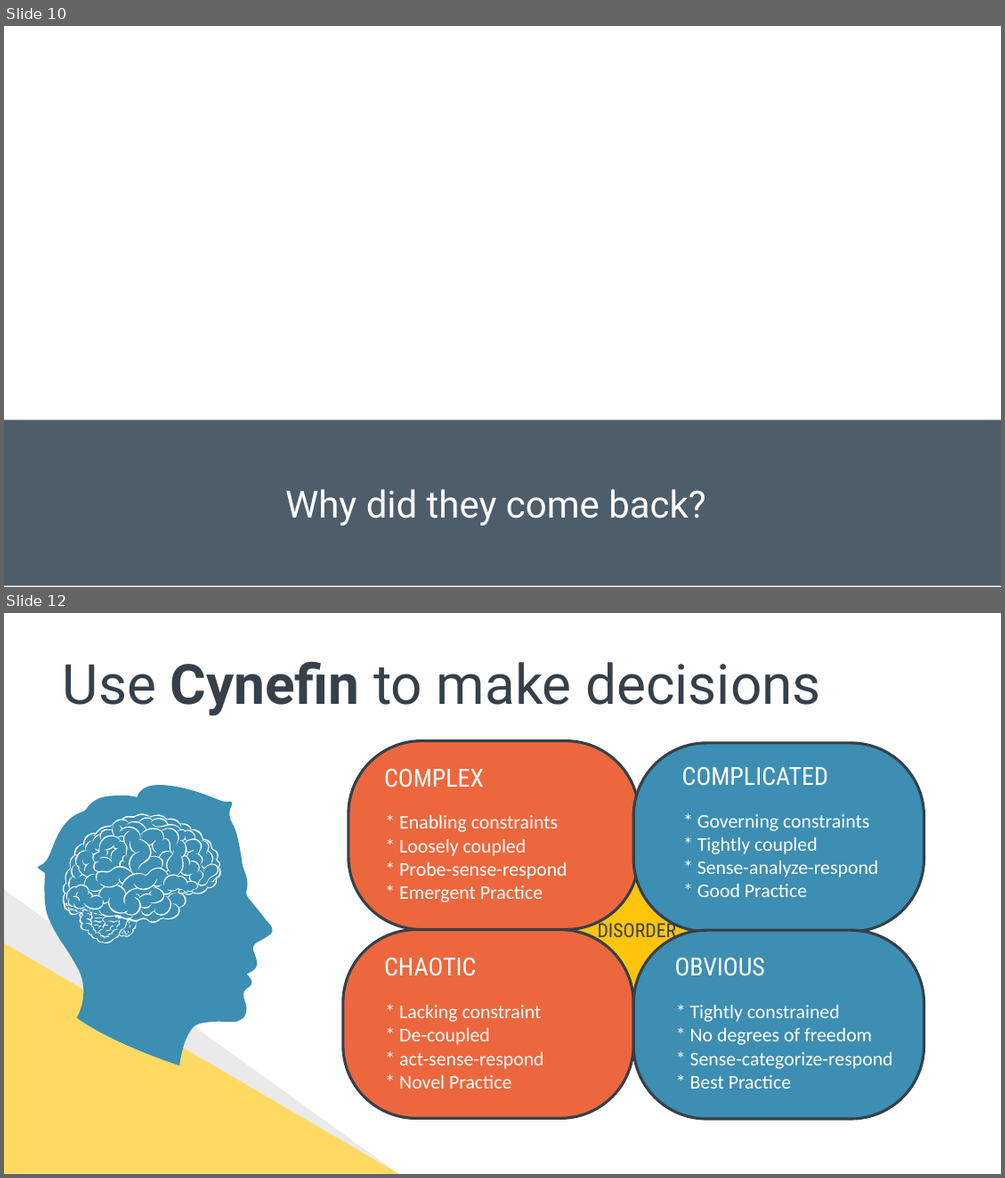
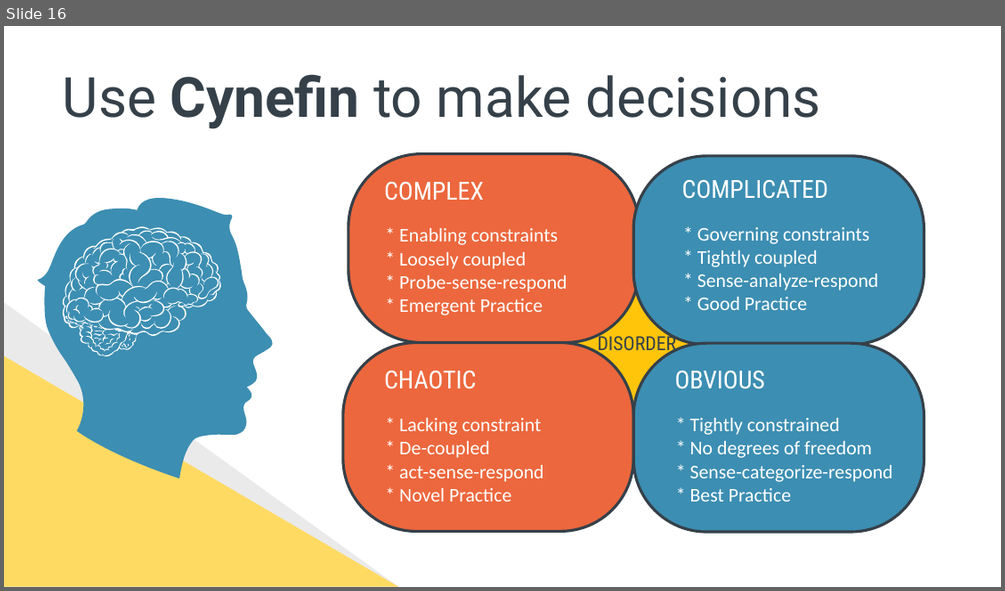
Before and after one commit to spetryjohnson/Talk---Hiring--Firing--and-Inspiring, a slide deck: Hiring, Firing, and Inspiring.pptx. Shown one above the other, each under a label of ours: slides 10 and 12 before the commit, slide 16 after it; the slides between them are not shown. The pictures are 1005x1178 and 1005x591 pixels, drawn with LibreOffice and Linux fonts; fonts in the diff are those of the drawing. Boxes give left, top, right and bottom in pixels: in the first picture for what was removed or moved away, otherwise in the second. Text is boxed around its words. In the diff, an @@ line names an element or a change of style, - is before the commit and + after.

```diff
--- a/Hiring, Firing, and Inspiring.pptx
+++ b/Hiring, Firing, and Inspiring.pptx
@@ slide 10 removed at [4,26,1001,587], background #FFFFFF @@
@@ text removed at [27,70,218,126] @@
-☺
@@ text removed at [257,78,387,125] @@
-☺
@@ text removed at [409,70,555,127] @@
-☺
@@ rectangle removed at [4,419,1001,585] @@
@@ text removed at [285,489,705,525] @@
-Why did they come back?
@@ what was slide 12 is now slide 16 @@
```
Also in this commit, not shown: 13 slides changed, 5 slides added.
